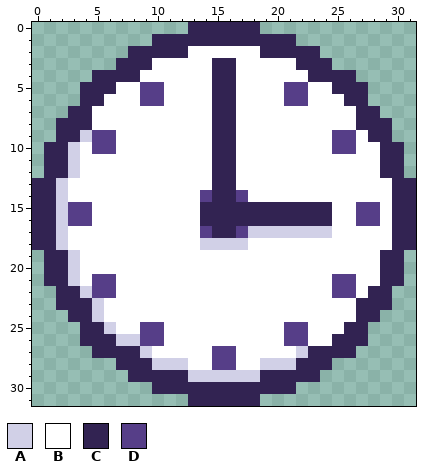
Edited in one commit: pixel-art sprite (clock.png). Above, as it was before the edit.
The file is 256x256 pixels, drawn in blocks of 8x8; one block is one cell here.
Palette (. is transparent): A #d1d0e7  B #ffffff  C #322352  D #563e88
The result:
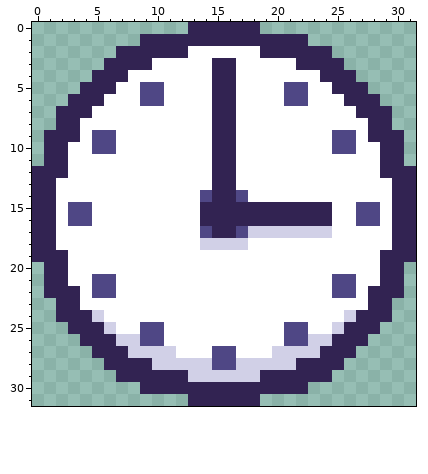
From old to new:
colour D: #563e88 -> #4f4785
Changed rows in their new state; - is a pixel that keeps its letter.
first column x 0:
 1 ---------C------------C---------
 2 -------C----------------C-------
 3 ------C------------------C------
 4 --------B--------------B--------
 6 ---C------------------------C---
 7 --C--------------------------C--
 8 ----B----------------------B----
 9 -C--B-------------------------C-
10 ---B----------------------------
11 ---B----------------------------
12 C--B---------------------------C
13 --B-----------------------------
14 --B-----------------------------
15 --B-----------------------------
16 --B-----------------------------
17 --B-----------------------------
18 --B-----------------------------
19 C--B---------------------------C
20 ---B----------------------------
21 ---B----------------------------
22 -C--B-------------------------C-
23 ----BB---------------------B----
24 --C-----------------------A--C--
25 ---C---------------------A--C---
26 -----------------------AA-------
27 --------A-AA--------AA-A--------
28 ------C------AA--AA------C------
29 -------C----------------C-------
30 ---------C------------C---------
Where, in picture pixels (left, top, right, bottom), the same in both pictures:
changed: (32, 34, 416, 394)
